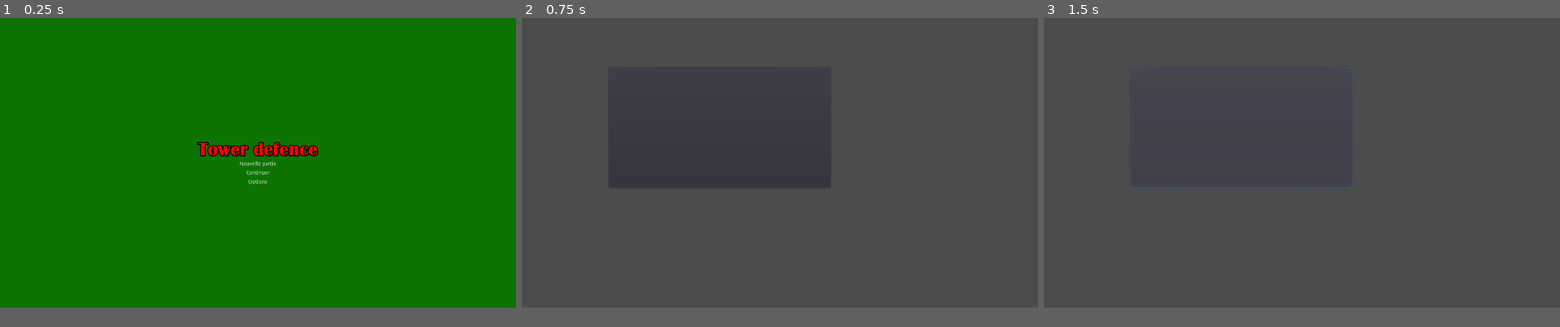
Above: before the commit, frames 1-3 (left to right).
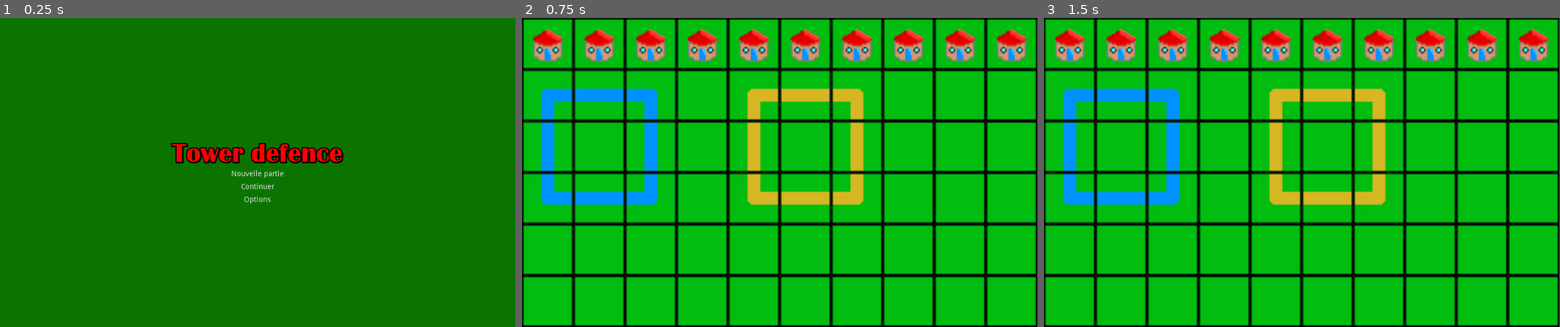
Above: after the commit, the same moments.

Repository: notpolarstar/towerdefence
Game: Godot game, scene res://EcranTitre.tscn
Two runs of this game, one before a commit and one after it. Both use one fixed random seed, a clock stepped at 60 frames per second and the inputs below.
Inputs (mouse positions are in pixels of both pictures, inside the frame that each line leads up to):
- Up to frame 1 (0.25 s): no input
- Up to frame 2 (0.75 s): click "Nouvelle partie" at 0.5 s
- Up to frame 3 (1.5 s): click (1240, 129) at 1.27 s
The window is 800x449 before the commit and 799x479 after it. Grey fills any space a smaller window leaves; there, only what the larger window draws over its background counts as a difference.

The runs differ from the first frame. In frame 1, 1.9% of the frame differs, in the area x 33-67%, y 40-61%; in frame 2, 95%, in the area x 0-100%, y 0-100%; in frame 3, 95%.

Commit message:
Add files via upload

Diff:
--- a/towerdefence/EcranTitre.tscn
+++ b/towerdefence/EcranTitre.tscn
@@ -18,16 +18,16 @@
 }
 
 [node name="MarginContainer" type="MarginContainer" parent="."]
-margin_right = 1366.0
-margin_bottom = 768.0
+margin_right = 960.0
+margin_bottom = 576.0
 mouse_filter = 2
 __meta__ = {
 "_edit_use_anchors_": false
 }
 
 [node name="ColorRect" type="ColorRect" parent="MarginContainer"]
-margin_right = 1366.0
-margin_bottom = 768.0
+margin_right = 960.0
+margin_bottom = 576.0
 mouse_filter = 2
 color = Color( 0.0470588, 0.458824, 0, 1 )
 __meta__ = {
@@ -35,8 +35,8 @@
 }
 
 [node name="VBoxContainer" type="VBoxContainer" parent="MarginContainer"]
-margin_right = 1366.0
-margin_bottom = 768.0
+margin_right = 960.0
+margin_bottom = 576.0
 mouse_filter = 2
 alignment = 1
 __meta__ = {
@@ -44,9 +44,9 @@
 }
 
 [node name="Titre" type="Label" parent="MarginContainer/VBoxContainer"]
-margin_top = 322.0
-margin_right = 1366.0
-margin_bottom = 373.0
+margin_top = 226.0
+margin_right = 960.0
+margin_bottom = 277.0
 custom_colors/font_color = Color( 1, 0, 0, 1 )
 custom_colors/font_color_shadow = Color( 0, 0, 0, 1 )
 custom_fonts/font = SubResource( 1 )
@@ -57,9 +57,9 @@
 }
 
 [node name="Nouvellepartie" type="Button" parent="MarginContainer/VBoxContainer"]
-margin_top = 377.0
-margin_right = 1366.0
-margin_bottom = 397.0
+margin_top = 281.0
+margin_right = 960.0
+margin_bottom = 301.0
 mouse_filter = 1
 text = "Nouvelle partie"
 flat = true
@@ -69,9 +69,9 @@
 }
 
 [node name="Continuer" type="Button" parent="MarginContainer/VBoxContainer"]
-margin_top = 401.0
-margin_right = 1366.0
-margin_bottom = 421.0
+margin_top = 305.0
+margin_right = 960.0
+margin_bottom = 325.0
 mouse_filter = 2
 text = "Continuer"
 flat = true
@@ -80,9 +80,9 @@
 }
 
 [node name="Options" type="Button" parent="MarginContainer/VBoxContainer"]
-margin_top = 425.0
-margin_right = 1366.0
-margin_bottom = 445.0
+margin_top = 329.0
+margin_right = 960.0
+margin_bottom = 349.0
 mouse_filter = 2
 text = "Options"
 flat = true
--- a/towerdefence/partie.tscn
+++ b/towerdefence/partie.tscn
@@ -1,6 +1,274 @@
-[gd_scene load_steps=2 format=2]
-
-[ext_resource path="res://Button.gd" type="Script" id=1]
+[gd_scene load_steps=3 format=2]
+
+[ext_resource path="res://tileset.png" type="Texture" id=1]
+
+[sub_resource type="TileSet" id=1]
+0/name = "tileset.png 0"
+0/texture = ExtResource( 1 )
+0/tex_offset = Vector2( 0, 0 )
+0/modulate = Color( 1, 1, 1, 1 )
+0/region = Rect2( 0, 0, 32, 32 )
+0/tile_mode = 0
+0/occluder_offset = Vector2( 0, 0 )
+0/navigation_offset = Vector2( 0, 0 )
+0/shape_offset = Vector2( 0, 0 )
+0/shape_transform = Transform2D( 1, 0, 0, 1, 0, 0 )
+0/shape_one_way = false
+0/shape_one_way_margin = 0.0
+0/shapes = [  ]
+0/z_index = 0
+1/name = "tileset.png 1"
+1/texture = ExtResource( 1 )
+1/tex_offset = Vector2( 0, 0 )
+1/modulate = Color( 1, 1, 1, 1 )
+1/region = Rect2( 32, 0, 32, 32 )
+1/tile_mode = 0
+1/occluder_offset = Vector2( 0, 0 )
+1/navigation_offset = Vector2( 0, 0 )
+1/shape_offset = Vector2( 0, 0 )
+1/shape_transform = Transform2D( 1, 0, 0, 1, 0, 0 )
+1/shape_one_way = false
+1/shape_one_way_margin = 0.0
+1/shapes = [  ]
+1/z_index = 0
+2/name = "tileset.png 2"
+2/texture = ExtResource( 1 )
+2/tex_offset = Vector2( 0, 0 )
+2/modulate = Color( 1, 1, 1, 1 )
+2/region = Rect2( 64, 0, 32, 32 )
+2/tile_mode = 0
+2/occluder_offset = Vector2( 0, 0 )
+2/navigation_offset = Vector2( 0, 0 )
+2/shape_offset = Vector2( 0, 0 )
+2/shape_transform = Transform2D( 1, 0, 0, 1, 0, 0 )
+2/shape_one_way = false
+2/shape_one_way_margin = 0.0
+2/shapes = [  ]
+2/z_index = 0
+3/name = "tileset.png 3"
+3/texture = ExtResource( 1 )
+3/tex_offset = Vector2( 0, 0 )
+3/modulate = Color( 1, 1, 1, 1 )
+3/region = Rect2( 96, 0, 32, 32 )
+3/tile_mode = 0
+3/occluder_offset = Vector2( 0, 0 )
+3/navigation_offset = Vector2( 0, 0 )
+3/shape_offset = Vector2( 0, 0 )
+3/shape_transform = Transform2D( 1, 0, 0, 1, 0, 0 )
+3/shape_one_way = false
+3/shape_one_way_margin = 0.0
+3/shapes = [  ]
+3/z_index = 0
+4/name = "tileset.png 4"
+4/texture = ExtResource( 1 )
+4/tex_offset = Vector2( 0, 0 )
+4/modulate = Color( 1, 1, 1, 1 )
+4/region = Rect2( 0, 32, 32, 32 )
+4/tile_mode = 0
+4/occluder_offset = Vector2( 0, 0 )
+4/navigation_offset = Vector2( 0, 0 )
+4/shape_offset = Vector2( 0, 0 )
+4/shape_transform = Transform2D( 1, 0, 0, 1, 0, 0 )
+4/shape_one_way = false
+4/shape_one_way_margin = 0.0
+4/shapes = [  ]
+4/z_index = 0
+5/name = "tileset.png 5"
+5/texture = ExtResource( 1 )
+5/tex_offset = Vector2( 0, 0 )
+5/modulate = Color( 1, 1, 1, 1 )
+5/region = Rect2( 32, 32, 32, 32 )
+5/tile_mode = 0
+5/occluder_offset = Vector2( 0, 0 )
+5/navigation_offset = Vector2( 0, 0 )
+5/shape_offset = Vector2( 0, 0 )
+5/shape_transform = Transform2D( 1, 0, 0, 1, 0, 0 )
+5/shape_one_way = false
+5/shape_one_way_margin = 0.0
+5/shapes = [  ]
+5/z_index = 0
+6/name = "tileset.png 6"
+6/texture = ExtResource( 1 )
+6/tex_offset = Vector2( 0, 0 )
+6/modulate = Color( 1, 1, 1, 1 )
+6/region = Rect2( 64, 32, 32, 32 )
+6/tile_mode = 0
+6/occluder_offset = Vector2( 0, 0 )
+6/navigation_offset = Vector2( 0, 0 )
+6/shape_offset = Vector2( 0, 0 )
+6/shape_transform = Transform2D( 1, 0, 0, 1, 0, 0 )
+6/shape_one_way = false
+6/shape_one_way_margin = 0.0
+6/shapes = [  ]
+6/z_index = 0
+7/name = "tileset.png 7"
+7/texture = ExtResource( 1 )
+7/tex_offset = Vector2( 0, 0 )
+7/modulate = Color( 1, 1, 1, 1 )
+7/region = Rect2( 96, 32, 32, 32 )
+7/tile_mode = 0
+7/occluder_offset = Vector2( 0, 0 )
+7/navigation_offset = Vector2( 0, 0 )
+7/shape_offset = Vector2( 0, 0 )
+7/shape_transform = Transform2D( 1, 0, 0, 1, 0, 0 )
+7/shape_one_way = false
+7/shape_one_way_margin = 0.0
+7/shapes = [  ]
+7/z_index = 0
+8/name = "tileset.png 8"
+8/texture = ExtResource( 1 )
+8/tex_offset = Vector2( 0, 0 )
+8/modulate = Color( 1, 1, 1, 1 )
+8/region = Rect2( 128, 32, 32, 32 )
+8/tile_mode = 0
+8/occluder_offset = Vector2( 0, 0 )
+8/navigation_offset = Vector2( 0, 0 )
+8/shape_offset = Vector2( 0, 0 )
+8/shape_transform = Transform2D( 1, 0, 0, 1, 0, 0 )
+8/shape_one_way = false
+8/shape_one_way_margin = 0.0
+8/shapes = [  ]
+8/z_index = 0
+9/name = "tileset.png 9"
+9/texture = ExtResource( 1 )
+9/tex_offset = Vector2( 0, 0 )
+9/modulate = Color( 1, 1, 1, 1 )
+9/region = Rect2( 0, 64, 32, 32 )
+9/tile_mode = 0
+9/occluder_offset = Vector2( 0, 0 )
+9/navigation_offset = Vector2( 0, 0 )
+9/shape_offset = Vector2( 0, 0 )
+9/shape_transform = Transform2D( 1, 0, 0, 1, 0, 0 )
+9/shape_one_way = false
+9/shape_one_way_margin = 0.0
+9/shapes = [  ]
+9/z_index = 0
+10/name = "tileset.png 10"
+10/texture = ExtResource( 1 )
+10/tex_offset = Vector2( 0, 0 )
+10/modulate = Color( 1, 1, 1, 1 )
+10/region = Rect2( 32, 64, 32, 32 )
+10/tile_mode = 0
+10/occluder_offset = Vector2( 0, 0 )
+10/navigation_offset = Vector2( 0, 0 )
+10/shape_offset = Vector2( 0, 0 )
+10/shape_transform = Transform2D( 1, 0, 0, 1, 0, 0 )
+10/shape_one_way = false
+10/shape_one_way_margin = 0.0
+10/shapes = [  ]
+10/z_index = 0
+11/name = "tileset.png 11"
+11/texture = ExtResource( 1 )
+11/tex_offset = Vector2( 0, 0 )
+11/modulate = Color( 1, 1, 1, 1 )
+11/region = Rect2( 64, 64, 32, 32 )
+11/tile_mode = 0
+11/occluder_offset = Vector2( 0, 0 )
+11/navigation_offset = Vector2( 0, 0 )
+11/shape_offset = Vector2( 0, 0 )
+11/shape_transform = Transform2D( 1, 0, 0, 1, 0, 0 )
+11/shape_one_way = false
+11/shape_one_way_margin = 0.0
+11/shapes = [  ]
+11/z_index = 0
+12/name = "tileset.png 12"
+12/texture = ExtResource( 1 )
+12/tex_offset = Vector2( 0, 0 )
+12/modulate = Color( 1, 1, 1, 1 )
+12/region = Rect2( 96, 64, 32, 32 )
+12/tile_mode = 0
+12/occluder_offset = Vector2( 0, 0 )
+12/navigation_offset = Vector2( 0, 0 )
+12/shape_offset = Vector2( 0, 0 )
+12/shape_transform = Transform2D( 1, 0, 0, 1, 0, 0 )
+12/shape_one_way = false
+12/shape_one_way_margin = 0.0
+12/shapes = [  ]
+12/z_index = 0
+13/name = "tileset.png 13"
+13/texture = ExtResource( 1 )
+13/tex_offset = Vector2( 0, 0 )
+13/modulate = Color( 1, 1, 1, 1 )
+13/region = Rect2( 128, 64, 32, 32 )
+13/tile_mode = 0
+13/occluder_offset = Vector2( 0, 0 )
+13/navigation_offset = Vector2( 0, 0 )
+13/shape_offset = Vector2( 0, 0 )
+13/shape_transform = Transform2D( 1, 0, 0, 1, 0, 0 )
+13/shape_one_way = false
+13/shape_one_way_margin = 0.0
+13/shapes = [  ]
+13/z_index = 0
+14/name = "tileset.png 14"
+14/texture = ExtResource( 1 )
+14/tex_offset = Vector2( 0, 0 )
+14/modulate = Color( 1, 1, 1, 1 )
+14/region = Rect2( 0, 96, 32, 32 )
+14/tile_mode = 0
+14/occluder_offset = Vector2( 0, 0 )
+14/navigation_offset = Vector2( 0, 0 )
+14/shape_offset = Vector2( 0, 0 )
+14/shape_transform = Transform2D( 1, 0, 0, 1, 0, 0 )
+14/shape_one_way = false
+14/shape_one_way_margin = 0.0
+14/shapes = [  ]
+14/z_index = 0
+15/name = "tileset.png 15"
+15/texture = ExtResource( 1 )
+15/tex_offset = Vector2( 0, 0 )
+15/modulate = Color( 1, 1, 1, 1 )
+15/region = Rect2( 32, 96, 32, 32 )
+15/tile_mode = 0
+15/occluder_offset = Vector2( 0, 0 )
+15/navigation_offset = Vector2( 0, 0 )
+15/shape_offset = Vector2( 0, 0 )
+15/shape_transform = Transform2D( 1, 0, 0, 1, 0, 0 )
+15/shape_one_way = false
+15/shape_one_way_margin = 0.0
+15/shapes = [  ]
+15/z_index = 0
+16/name = "tileset.png 16"
+16/texture = ExtResource( 1 )
+16/tex_offset = Vector2( 0, 0 )
+16/modulate = Color( 1, 1, 1, 1 )
+16/region = Rect2( 64, 96, 32, 32 )
+16/tile_mode = 0
+16/occluder_offset = Vector2( 0, 0 )
+16/navigation_offset = Vector2( 0, 0 )
+16/shape_offset = Vector2( 0, 0 )
+16/shape_transform = Transform2D( 1, 0, 0, 1, 0, 0 )
+16/shape_one_way = false
+16/shape_one_way_margin = 0.0
+16/shapes = [  ]
+16/z_index = 0
+17/name = "tileset.png 17"
+17/texture = ExtResource( 1 )
+17/tex_offset = Vector2( 0, 0 )
+17/modulate = Color( 1, 1, 1, 1 )
+17/region = Rect2( 96, 96, 32, 32 )
+17/tile_mode = 0
+17/occluder_offset = Vector2( 0, 0 )
+17/navigation_offset = Vector2( 0, 0 )
+17/shape_offset = Vector2( 0, 0 )
+17/shape_transform = Transform2D( 1, 0, 0, 1, 0, 0 )
+17/shape_one_way = false
+17/shape_one_way_margin = 0.0
+17/shapes = [  ]
+17/z_index = 0
+18/name = "tileset.png 18"
+18/texture = ExtResource( 1 )
+18/tex_offset = Vector2( 0, 0 )
+18/modulate = Color( 1, 1, 1, 1 )
+18/region = Rect2( 128, 96, 32, 32 )
+18/tile_mode = 0
+18/occluder_offset = Vector2( 0, 0 )
+18/navigation_offset = Vector2( 0, 0 )
+18/shape_offset = Vector2( 0, 0 )
+18/shape_transform = Transform2D( 1, 0, 0, 1, 0, 0 )
+18/shape_one_way = false
+18/shape_one_way_margin = 0.0
+18/shapes = [  ]
+18/z_index = 0
 
 [node name="Control" type="Control"]
 anchor_right = 1.0
@@ -9,12 +277,18 @@
 "_edit_use_anchors_": false
 }
 
-[node name="Button" type="Button" parent="."]
-margin_left = 230.0
-margin_top = 131.0
-margin_right = 817.0
-margin_bottom = 451.0
-script = ExtResource( 1 )
+[node name="ColorRect" type="ColorRect" parent="."]
+margin_right = 960.0
+margin_bottom = 576.0
+color = Color( 0.0313726, 0.545098, 0, 1 )
 __meta__ = {
 "_edit_use_anchors_": false
 }
+
+[node name="TileMap" type="TileMap" parent="."]
+scale = Vector2( 3, 3 )
+tile_set = SubResource( 1 )
+cell_size = Vector2( 32, 32 )
+centered_textures = true
+format = 1
+tile_data = PoolIntArray( 0, 0, 0, 1, 0, 0, 2, 0, 0, 3, 0, 0, 4, 0, 0, 5, 0, 0, 6, 0, 0, 7, 0, 0, 8, 0, 0, 9, 0, 0, 65536, 9, 0, 65537, 16, 0, 65538, 10, 0, 65539, 8, 0, 65540, 6, 0, 65541, 4, 0, 65542, 7, 0, 65543, 8, 0, 65544, 8, 0, 65545, 8, 0, 131072, 17, 0, 131073, 8, 0, 131074, 17, 0, 131075, 8, 0, 131076, 5, 0, 131077, 8, 0, 131078, 5, 0, 131079, 8, 0, 131080, 8, 0, 131081, 8, 0, 196608, 14, 0, 196609, 16, 0, 196610, 15, 0, 196611, 8, 0, 196612, 11, 0, 196613, 4, 0, 196614, 12, 0, 196615, 8, 0, 196616, 8, 0, 196617, 8, 0, 262144, 8, 0, 262145, 8, 0, 262146, 8, 0, 262147, 8, 0, 262148, 8, 0, 262149, 8, 0, 262150, 8, 0, 262151, 8, 0, 262152, 8, 0, 262153, 8, 0, 327680, 8, 0, 327681, 8, 0, 327682, 8, 0, 327683, 8, 0, 327684, 8, 0, 327685, 8, 0, 327686, 8, 0, 327687, 8, 0, 327688, 8, 0, 327689, 8, 0 )
--- a/towerdefence/project.godot
+++ b/towerdefence/project.godot
@@ -16,8 +16,9 @@
 
 [display]
 
-window/size/width=1366
-window/size/height=768
+window/size/width=960
+window/size/height=576
+window/dpi/allow_hidpi=true
 
 [physics]
 
Binary file added: towerdefence/tileset.png
